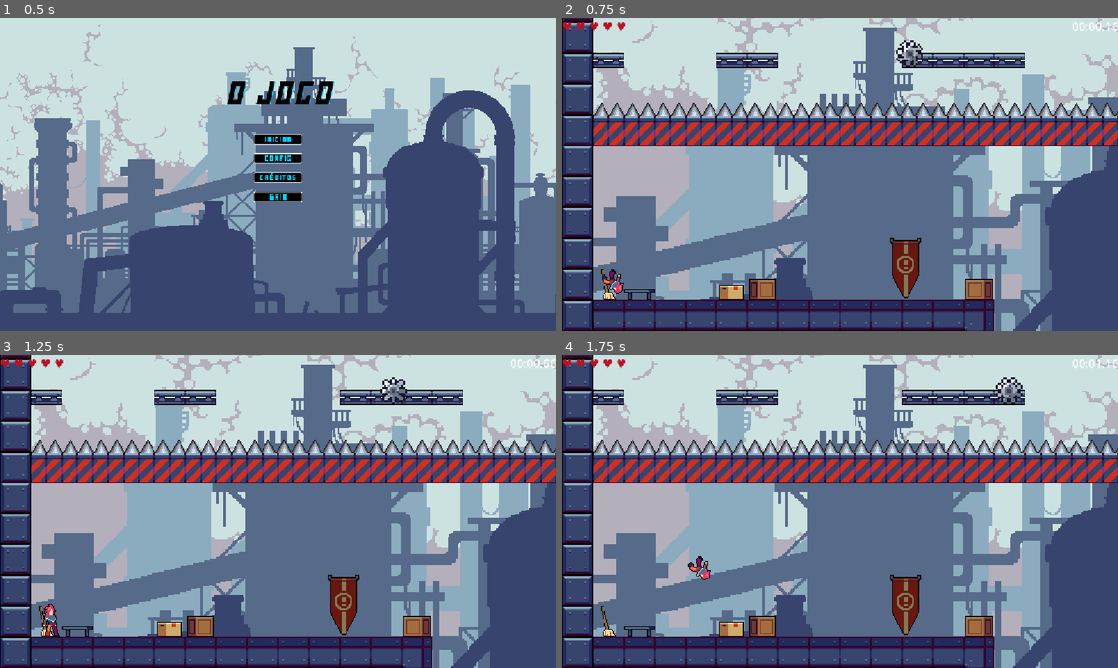
Above: before the commit, frames 1-4 (two rows, left to right).
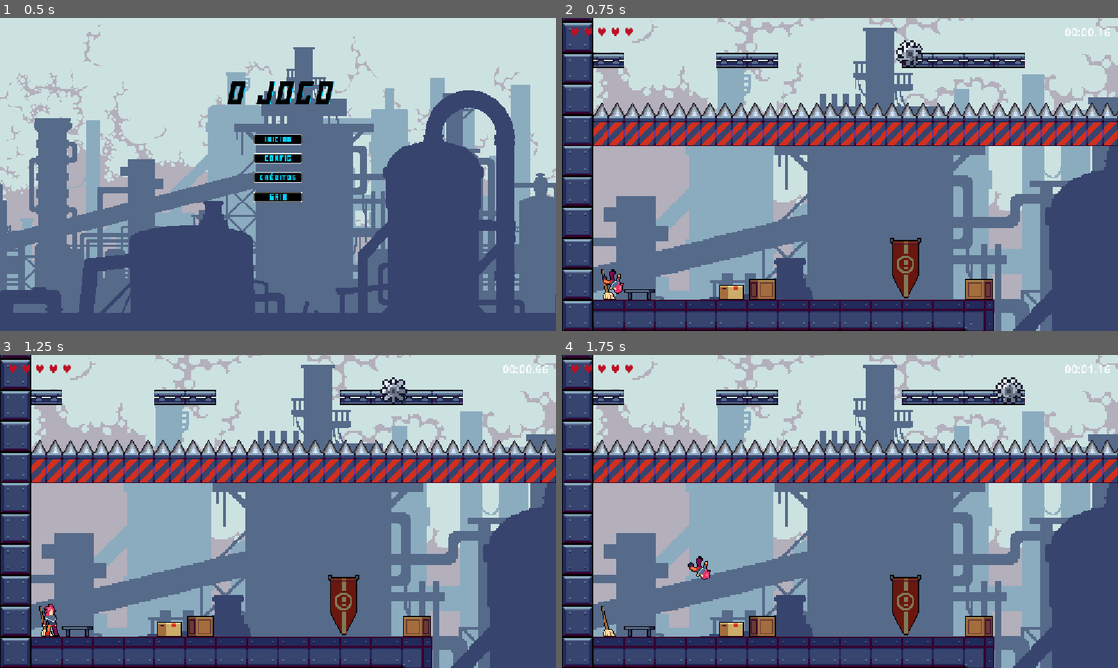
Above: after the commit, the same moments.

Repository: Carlos-Robrt-S/Plataformer-2D-GameDev
Game: Godot game, scene res://Scenes/Paneis/menu.tscn
The game is run twice, just before and just after one commit, with the same random seed, the same clock (stepped at 60 frames per second) and the same inputs.
Inputs:
- Up to frame 1 (0.5 s): no input
- Up to frame 2 (0.75 s): click "Iniciar" at 0.5 s
- Up to frame 3 (1.25 s): no input
- Up to frame 4 (1.75 s): hold D (direita) from 1.28 s (still down); tap W (pular) at 1.52 s

Frame 1 is identical in both runs. In frame 2, 0.4% of the frame differs, in the area x 0-100%, y 1-6%; in frame 3, 0.4%; in frame 4, 0.4%.

Commit message:
move menu de pausa para menu_pause e corrige o Esc

Diff:
--- a/plataform/Scenes/Paneis/hud.tscn
+++ b/plataform/Scenes/Paneis/hud.tscn
@@ -9,13 +9,18 @@
 anchors_preset = 1
 anchor_left = 1.0
 anchor_right = 1.0
-offset_left = -40.0
-offset_bottom = 23.0
+offset_left = -216.0
+offset_top = 12.0
+offset_right = -16.0
+offset_bottom = 47.0
 grow_horizontal = 0
 theme_override_font_sizes/font_size = 24
+horizontal_alignment = 2
 
 [node name="Vidas" type="Label" parent="." unique_id=594097314]
-offset_right = 40.0
-offset_bottom = 23.0
+offset_left = 16.0
+offset_top = 12.0
+offset_right = 216.0
+offset_bottom = 47.0
 theme_override_colors/font_color = Color(0.74509805, 0.0627451, 0.14117648, 1)
 theme_override_font_sizes/font_size = 24
--- /dev/null
+++ b/plataform/Scenes/Paneis/menu_pausa.tscn
@@ -0,0 +1,57 @@
+[gd_scene format=3 uid="uid://ctmlj38vfy4lp"]
+
+[ext_resource type="Script" uid="uid://bnfh37ayj08jg" path="res://Scripts/menu_pausa.gd" id="1_1qhmh"]
+[ext_resource type="Theme" uid="uid://dk6fsi0ja5kay" path="res://Assets/themes/main_theme.tres" id="2_8ijne"]
+[ext_resource type="AudioStream" uid="uid://bad6snbx1gnha" path="res://Assets/audio/sfx/button.wav" id="2_buxw8"]
+
+[node name="MenuPausa" type="CanvasLayer" unique_id=547587849]
+process_mode = 3
+visible = false
+script = ExtResource("1_1qhmh")
+
+[node name="Fundo" type="ColorRect" parent="." unique_id=1967087471]
+anchors_preset = 15
+anchor_right = 1.0
+anchor_bottom = 1.0
+grow_horizontal = 2
+grow_vertical = 2
+color = Color(0, 0, 0, 0.6)
+
+[node name="Painel" type="VBoxContainer" parent="." unique_id=884946264]
+anchors_preset = 8
+anchor_left = 0.5
+anchor_top = 0.5
+anchor_right = 0.5
+anchor_bottom = 0.5
+offset_left = -20.0
+offset_top = -29.5
+offset_right = 20.0
+offset_bottom = 29.5
+grow_horizontal = 2
+grow_vertical = 2
+theme = ExtResource("2_8ijne")
+
+[node name="Label" type="Label" parent="Painel" unique_id=149740826]
+layout_mode = 2
+text = "PAUSADO"
+
+[node name="Continuar" type="Button" parent="Painel" unique_id=2034506789]
+layout_mode = 2
+text = "Continuar"
+
+[node name="Reiniciar" type="Button" parent="Painel" unique_id=1386258336]
+layout_mode = 2
+text = "Reiniciar"
+
+[node name="Menu" type="Button" parent="Painel" unique_id=1626585196]
+layout_mode = 2
+text = "Menu principal"
+
+[node name="SomClique" type="AudioStreamPlayer" parent="." unique_id=673916203]
+process_mode = 3
+stream = ExtResource("2_buxw8")
+bus = &"SFX"
+
+[connection signal="pressed" from="Painel/Continuar" to="." method="_on_continuar_pressed"]
+[connection signal="pressed" from="Painel/Reiniciar" to="." method="_on_reiniciar_pressed"]
+[connection signal="pressed" from="Painel/Menu" to="." method="_on_menu_pressed"]
--- a/plataform/Scenes/levels/fase_principal.tscn
+++ b/plataform/Scenes/levels/fase_principal.tscn
@@ -8,13 +8,13 @@
 [ext_resource type="PackedScene" uid="uid://sbkdok80yjsj" path="res://Scenes/levels/checkpoints.tscn" id="6_7mknf"]
 [ext_resource type="Texture2D" uid="uid://rn7pf31wpohn" path="res://Assets/atlas/2 Background/5.png" id="6_cde0r"]
 [ext_resource type="Texture2D" uid="uid://by335lknqbcax" path="res://Assets/atlas/2 Background/1.png" id="7_7mknf"]
-[ext_resource type="Theme" uid="uid://dk6fsi0ja5kay" path="res://Assets/themes/main_theme.tres" id="7_sq8ne"]
 [ext_resource type="Texture2D" uid="uid://1xhdegm0y271" path="res://Assets/atlas/2 Background/2.png" id="8_hhyiv"]
 [ext_resource type="PackedScene" uid="uid://lg6yxbj50wc7" path="res://Scenes/hazards/saw.tscn" id="8_qqq5w"]
 [ext_resource type="Texture2D" uid="uid://dkf5rcew7l1xq" path="res://Assets/atlas/2 Background/4.png" id="9_sq8ne"]
 [ext_resource type="PackedScene" uid="uid://cnr3lw5vbcxm7" path="res://Scenes/levels/kill_zone.tscn" id="10_2p54t"]
 [ext_resource type="AudioStream" uid="uid://xgyfc7pwdgjr" path="res://Assets/audio/sfx/playerhurt.wav" id="14_jbp0s"]
 [ext_resource type="PackedScene" uid="uid://cseb0lqimgxbb" path="res://Scenes/Paneis/hud.tscn" id="15_26unb"]
+[ext_resource type="PackedScene" uid="uid://ctmlj38vfy4lp" path="res://Scenes/Paneis/menu_pausa.tscn" id="15_54njk"]
 
 [node name="fase_principal" type="Node2D" unique_id=941231126]
 script = ExtResource("1_squgx")
@@ -243,61 +243,10 @@
 position = Vector2(0, -35)
 zoom = Vector2(2, 2)
 
-[node name="MenuPause" type="Control" parent="Player/Camera2D" unique_id=1018113698]
-process_mode = 3
-visible = false
-layout_mode = 3
-anchors_preset = 15
-anchor_right = 1.0
-anchor_bottom = 1.0
-grow_horizontal = 2
-grow_vertical = 2
-theme = ExtResource("7_sq8ne")
-
-[node name="Label" type="Label" parent="Player/Camera2D/MenuPause" unique_id=1150204131]
-layout_mode = 0
-offset_left = -54.0
-offset_top = -56.0
-offset_right = 296.0
-offset_bottom = 16.0
-theme_override_font_sizes/font_size = 20
-text = "Pausado..."
-
-[node name="Button" type="Button" parent="Player/Camera2D/MenuPause" unique_id=2141907080]
-layout_mode = 1
-anchors_preset = 8
-anchor_left = 0.5
-anchor_top = 0.5
-anchor_right = 0.5
-anchor_bottom = 0.5
-offset_left = -44.5
-offset_top = -15.5
-offset_right = 44.5
-offset_bottom = 15.5
-grow_horizontal = 2
-grow_vertical = 2
-text = "Continuar"
-
-[node name="Sair" type="Button" parent="Player/Camera2D/MenuPause" unique_id=1664474937]
-layout_mode = 1
-anchors_preset = 7
-anchor_left = 0.5
-anchor_top = 1.0
-anchor_right = 0.5
-anchor_bottom = 1.0
-offset_left = -20.0
-offset_top = 29.0
-offset_right = 20.0
-offset_bottom = 69.0
-grow_horizontal = 2
-grow_vertical = 0
-text = "Sair"
-
 [node name="SomMorte" type="AudioStreamPlayer" parent="." unique_id=2063042511]
 stream = ExtResource("14_jbp0s")
 bus = &"SFX"
 
 [node name="HUD" parent="." unique_id=859722528 instance=ExtResource("15_26unb")]
 
-[connection signal="pressed" from="Player/Camera2D/MenuPause/Button" to="." method="_on_button_pressed"]
-[connection signal="pressed" from="Player/Camera2D/MenuPause/Sair" to="." method="_on_sair_pressed"]
+[node name="MenuPausa" parent="." unique_id=547587849 instance=ExtResource("15_54njk")]
--- a/plataform/Scripts/fase_principal.gd
+++ b/plataform/Scripts/fase_principal.gd
@@ -38,10 +38,10 @@
 	GameState.iniciar_fase()
 	respawn()
 
-func _process(_delta: float) -> void:
-	if Input.is_action_just_pressed("pausar"):
-		$Player/Camera2D/MenuPause.visible = true
-		get_tree().paused = true
+#func _process(_delta: float) -> void:
+	#if Input.is_action_just_pressed("pausar"):
+		#$Player/Camera2D/MenuPause.visible = true
+		#get_tree().paused = true
 
 func _on_checkpoint_activated(pos: Vector2, order: int) -> void:
 	if order <= checkpoint_order or level_finished:
@@ -63,13 +63,13 @@
 		camera.reset_smoothing()
 
 
-func _on_button_pressed() -> void:
-	$Player/Camera2D/MenuPause.visible = false
-	get_tree().paused = false
+#func _on_button_pressed() -> void:
+	#$Player/Camera2D/MenuPause.visible = false
+	#get_tree().paused = false
 
 
-func _on_sair_pressed() -> void:
-	get_tree().quit()
+#func _on_sair_pressed() -> void:
+	#get_tree().quit()
 
 func _ao_morrer() -> void:
 	if level_finished:
@@ -81,8 +81,10 @@
 		respawn()
 	else:
 		level_finished = true
+		$MenuPausa.bloqueado = true
 		$GameOver.mostrar()
 
 func _ao_completar() -> void:
+	$MenuPausa.bloqueado = true
 	var resultado: Dictionary = GameState.concluir_fase()
 	$Vitoria.mostrar(resultado)
--- /dev/null
+++ b/plataform/Scripts/menu_pausa.gd
@@ -0,0 +1,47 @@
+extends CanvasLayer
+
+@onready var som_clique: AudioStreamPlayer = $SomClique
+
+var bloqueado: bool = false
+# Called when the node enters the scene tree for the first time.
+func _ready() -> void:
+	hide()
+
+
+func _unhandled_input(event: InputEvent) -> void:
+	if bloqueado:
+		return
+
+	if event.is_action_pressed("pausar"):
+		if visible:
+			continuar()
+		else:
+			pausar()
+
+		get_viewport().set_input_as_handled()
+
+func pausar() -> void:
+	show()
+	get_tree().paused = true
+
+
+func continuar() -> void:
+	hide()
+	get_tree().paused = false
+
+
+func _on_continuar_pressed() -> void:
+	som_clique.play()
+	continuar()
+
+
+func _on_reiniciar_pressed() -> void:
+	som_clique.play()
+	get_tree().paused = false            # despausar antes de trocar de cena
+	get_tree().reload_current_scene()
+
+
+func _on_menu_pressed() -> void:
+	som_clique.play()
+	get_tree().paused = false
+	get_tree().change_scene_to_file("res://Scenes/Paneis/menu.tscn")
Not shown, added: plataform/Scripts/menu_pausa.gd.uid
